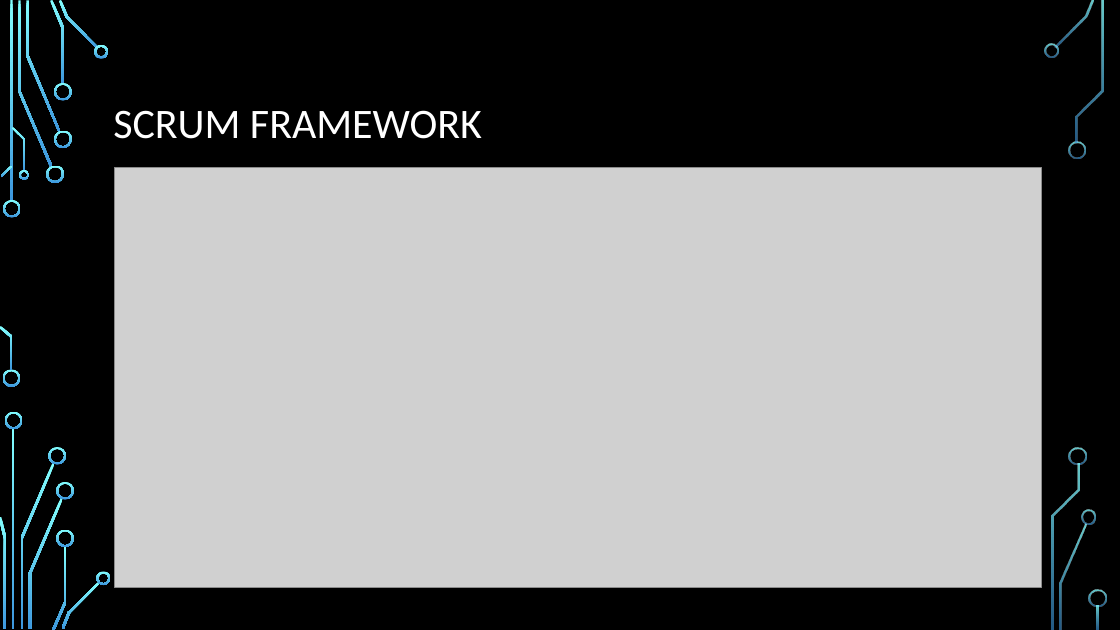
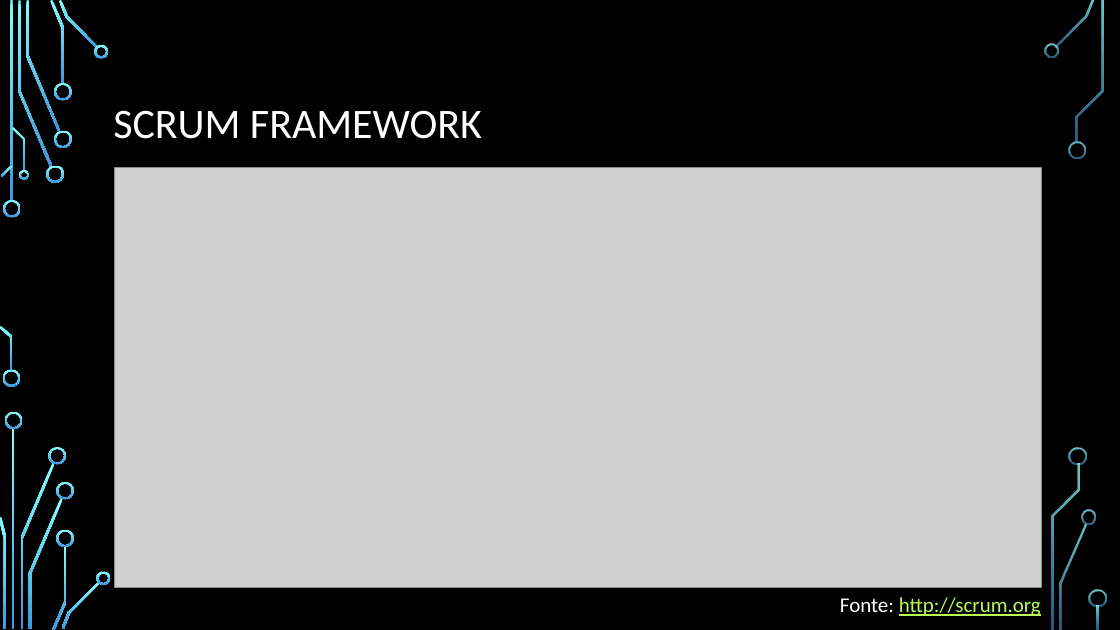
Before and after one commit to abruso/Agile, a slide deck: slide 19 of AGILE.pptx (slide 18 before the commit). Drawn at 1120x630 pixels with LibreOffice and Linux fonts; fonts in the diff are those of the drawing; grey boxes stand for pictures; background and template pictures are left out. Boxes give left, top, right and bottom in pixels: in the first picture for what was removed or moved away, otherwise in the second. Text is boxed around its words. In the diff, an @@ line names an element or a change of style, - is before the commit and + after.

Commit message:
Scrum title
+ Scrum title

```diff
--- a/AGILE.pptx
+++ b/AGILE.pptx
@@ text added at [840,597,1041,616], 18 pt, text #B8FA56, underline @@
+Fonte: http://scrum.org
```
Also in this commit, not shown: 1 slide added, 1 other file.
